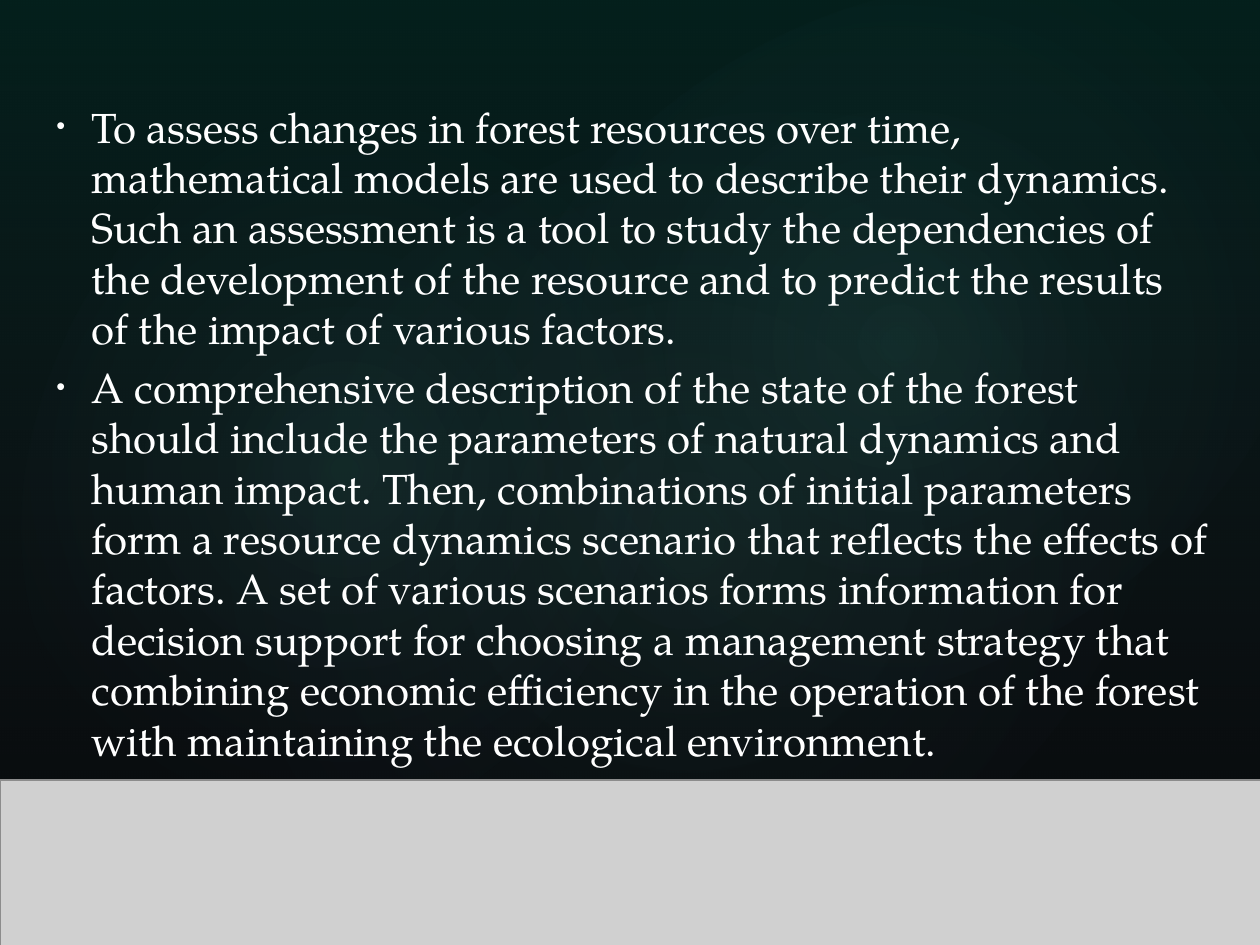
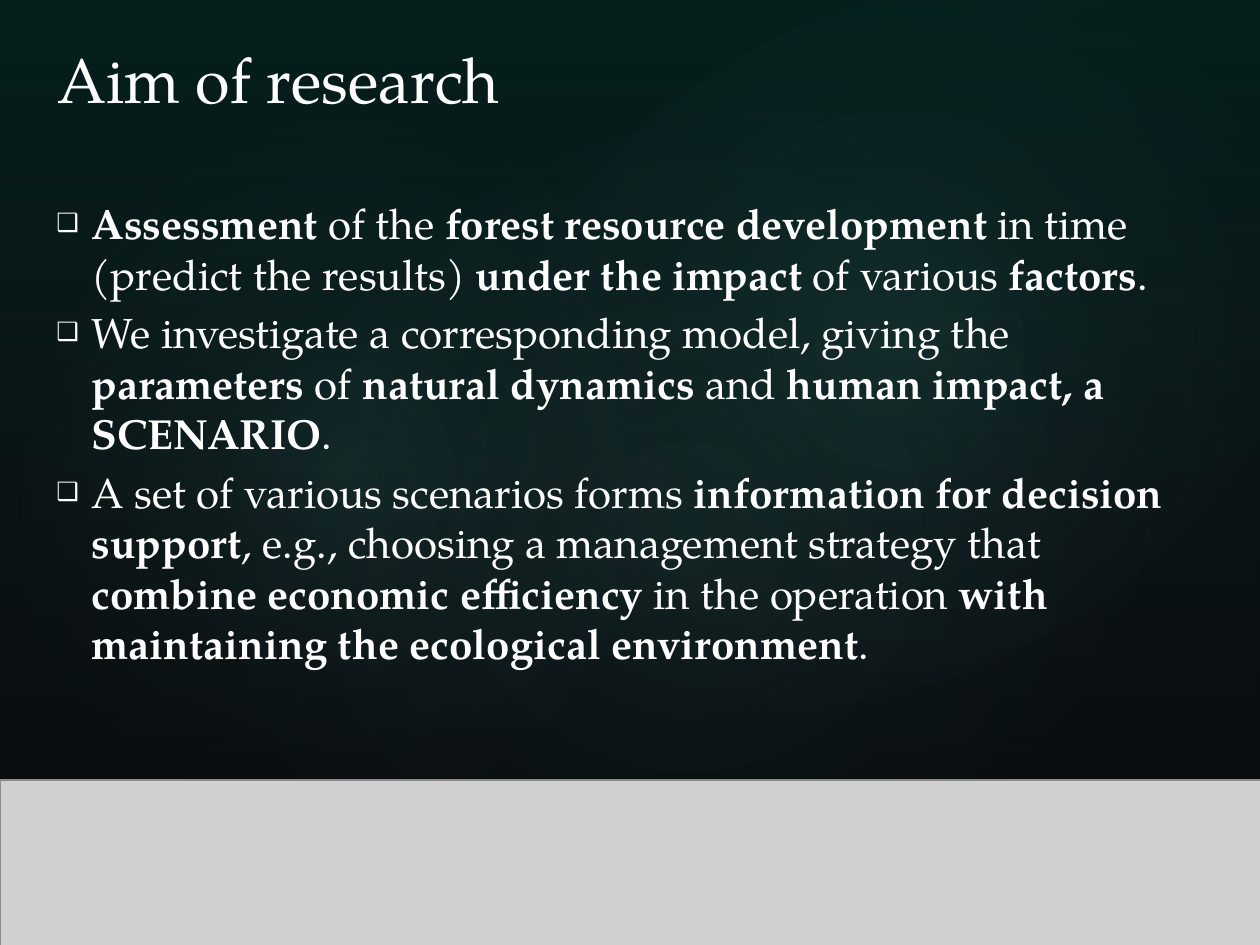
Before and after one commit to eugeneai/pres, a slide deck: slide 2 of china-travel/ready/popova_aiit19.pptx. Drawn at 1260x945 pixels with LibreOffice and Linux fonts; fonts in the diff are those of the drawing; grey boxes stand for pictures; background and template pictures are left out. Boxes give left, top, right and bottom in pixels: in the first picture for what was removed or moved away, otherwise in the second. Text is boxed around its words. In the diff, an @@ line names an element or a change of style, - is before the commit and + after.

```diff
--- a/china-travel/ready/popova_aiit19.pptx
+++ b/china-travel/ready/popova_aiit19.pptx
@@ title added at box(57, 57, 500, 105), 36 pt, text #FFFFFF @@
+  Aim of research
@@ text at box(92, 208, 1163, 670): text changed; bold on @@
-• To assess changes in forest resources over time, mathematical models are used to describe their dynamics. Such an assessment is a tool to study the dependencies of the development of the resource and to predict the results of the impact of various factors.
-• A comprehensive description of the state of the forest should include the parameters of natural dynamics and human impact. Then, combinations of initial parameters form a resource dynamics scenario that reflects the effects of factors. A set of various scenarios forms information for decision support for choosing a management strategy that combining economic efficiency in the operation of the forest with maintaining the ecological environment.
+❑ Assessment of the forest resource development in time (predict the results) under the impact of various factors.
+❑ We investigate a corresponding model, giving the parameters of natural dynamics and human impact, a SCENARIO.
+❑ A set of various scenarios forms information for decision support, e.g., choosing a management strategy that combine economic efficiency in the operation with maintaining the ecological environment.
```
Also in this commit, not shown: 4 other slides changed, 14 slides added, 1 slide removed, 8 other files.
